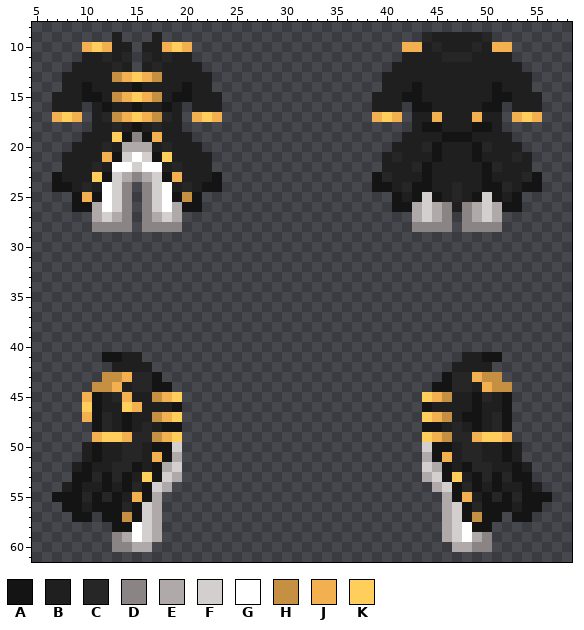
Pixel-art sprite, stored at Resources/Textures/Goobstation/Clothing/Uniforms/Jumpskirt/nanotrasen_representative.rsi/equipped-INNERCLOTHING.png. This is how it looked before the edit.
The file is 64x64 pixels. Colours within 5 levels of each other are drawn and written as one. Shown: x 5..58, y 8..61.
Palette (. is transparent): A #141414  B #1f1f1f  C #262626  D #8a8484  E #afa9a9  F #d4cfcf  G #ffffff  H #c69043  J #f2b050  K #ffce5b
Pixels before (only the part around the change), first column x 5:
 8 ....................................................
 9 ........B...B..........................CBBBBBC......
10 .....JKJBB.BBJKJ.....................JJBCBBBCBJJ....
11 .....BBCBC.CBCBB.....................BBBBCCCBBBB....
12 ....BBBBCB.BCBBBB...................BBBBBBBBBBBBB...
13 ...BBBBBHJKJHBBBBB.................BBBBBBBBBBBBBBB..
14 ...BBABBBBABBBBABB.................BBBABBBBBBBABBB..
15 ..BBBAABHJKJHBAABBB...............BBBAABBBBBBBAABBB.
16 ..BBB.BABBABBAB.BBB...............BBB.AABBBBBAA.BBB.
17 ..JKJ.BCHJKJHCB.JKJ...............JKJ.BBJBBBJBB.JKJ.
18 ......BBCBABCBB.......................BAABBBAAB.....
19 .....BBBKADAJBBB.....................BBBBAAABBBB....
20 ....BBBCBEEEBCBBB...................BBBCABBBACBBB...
21 ...BBBBJAFGFAKBBBB.................BCBBBABBBABBBCB..
22 ...BBBCBGGFGGBCBBB.................BBBCABBBBBACBBB..
23 ..ABBBKAFEDEFAJBBBA...............ACBBBABBBBBABBBCA.
24 ..AABCBGFD.DFGBCBAA...............AABCAABBCBBAACBAA.
25 ....AJAGFD.DFGAHA...................ABAFABCBAFABA...
26 ....AAEGFD.DFGEAA...................AAEFEDBDEFEAA...
27 ......EFED.DEFE.......................EFED.DEFE.....
28 ......DDDD.DDDD.......................DDDD.DDDD.....
29 ....................................................
30 ....................................................
31 ....................................................
32 ....................................................
33 ....................................................
34 ....................................................
35 ....................................................
36 ....................................................
37 ....................................................
38 ....................................................
39 ....................................................
40 ....................................................
41 .......AABB................................BBAA.....
42 ........BBBB..............................BBBB......
43 .......HHJCCA............................ACCJHH.....
44 ......HHJBCCAA..........................AACCBJHH....
45 .....JABCJBBHJK........................KJHBBACBA....
46 .....KABBKJBBBA........................ABBBBABBA....
47 .....JACBABBHJK........................KJHBAABCA....
48 ......ACBABCBAA........................AABCBABCA....
49 ......JKKJCCHJK........................KJHCCJKKJ....
50 .....BABBCCBAAF........................FAABCCBBAB...
51 .....BABBCCBJAE........................EAJBCCBBAB...
After the commit:
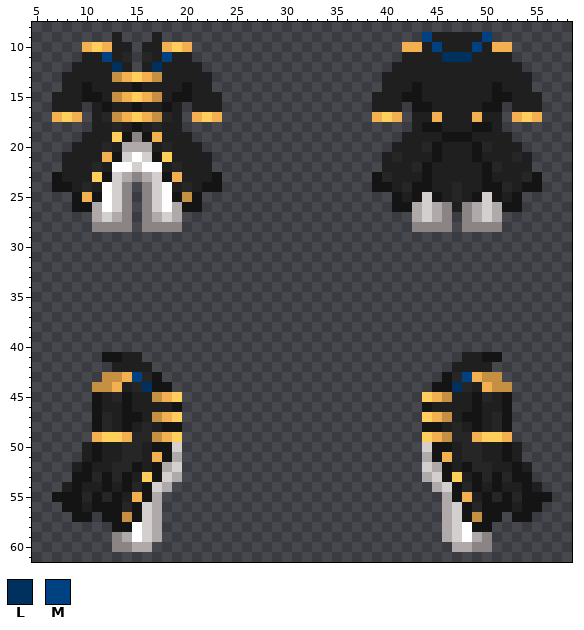
Colours new in this view: L #00305e  M #004281
The exact change:
{"y":9,"x":44,"old":"C","new":"M"}
{"y":9,"x":50,"old":"C","new":"M"}
{"y":10,"x":45,"old":"C","new":"M"}
{"y":10,"x":49,"old":"C","new":"M"}
{"y":11,"x":12,"old":"C","new":"M"}
{"y":11,"x":18,"old":"C","new":"M"}
{"y":11,"x":46,"old":"CCC","new":"LLL"}
{"y":12,"x":13,"old":"C","new":"L"}
{"y":12,"x":17,"old":"C","new":"L"}
{"y":43,"x":15,"old":"C","new":"M"}
{"y":43,"x":48,"old":"C","new":"M"}
{"y":44,"x":16,"old":"C","new":"L"}
{"y":44,"x":47,"old":"C","new":"L"}
{"y":45,"x":10,"old":"J","new":"."}
{"y":45,"x":14,"old":"J","new":"A"}
{"y":46,"x":10,"old":"K","new":"."}
{"y":46,"x":14,"old":"KJ","new":"AB"}
{"y":47,"x":10,"old":"J","new":"."}
{"y":47,"x":15,"old":"B","new":"A"}
{"label":"changed","picture_box":[422,32,492,62]}
{"label":"changed","picture_box":[102,52,122,72]}
{"label":"changed","picture_box":[152,52,172,72]}
{"label":"changed","picture_box":[122,372,152,422]}
{"label":"changed","picture_box":[452,372,472,392]}
{"label":"erased","picture_box":[82,392,92,422]}
